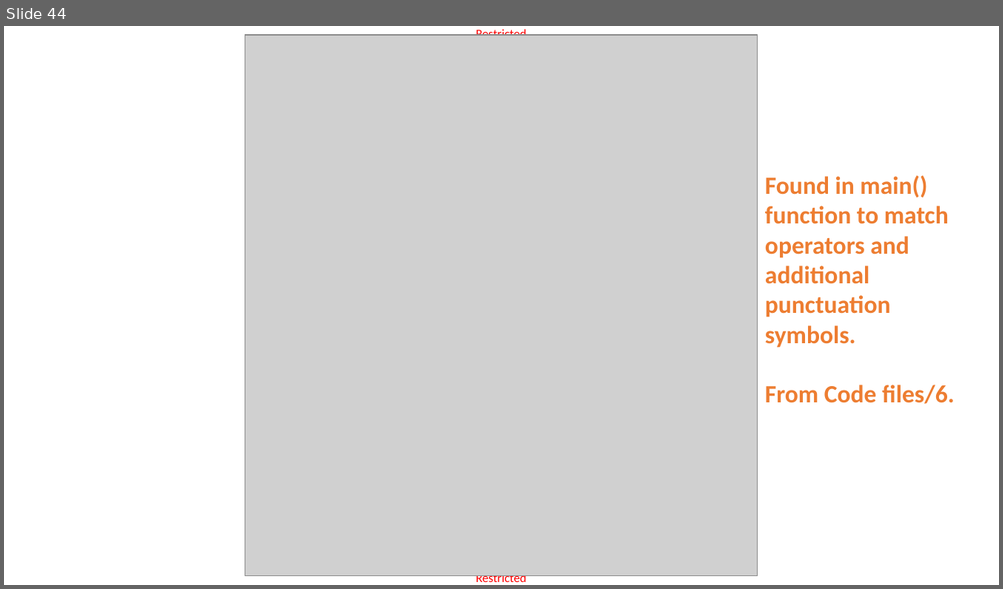
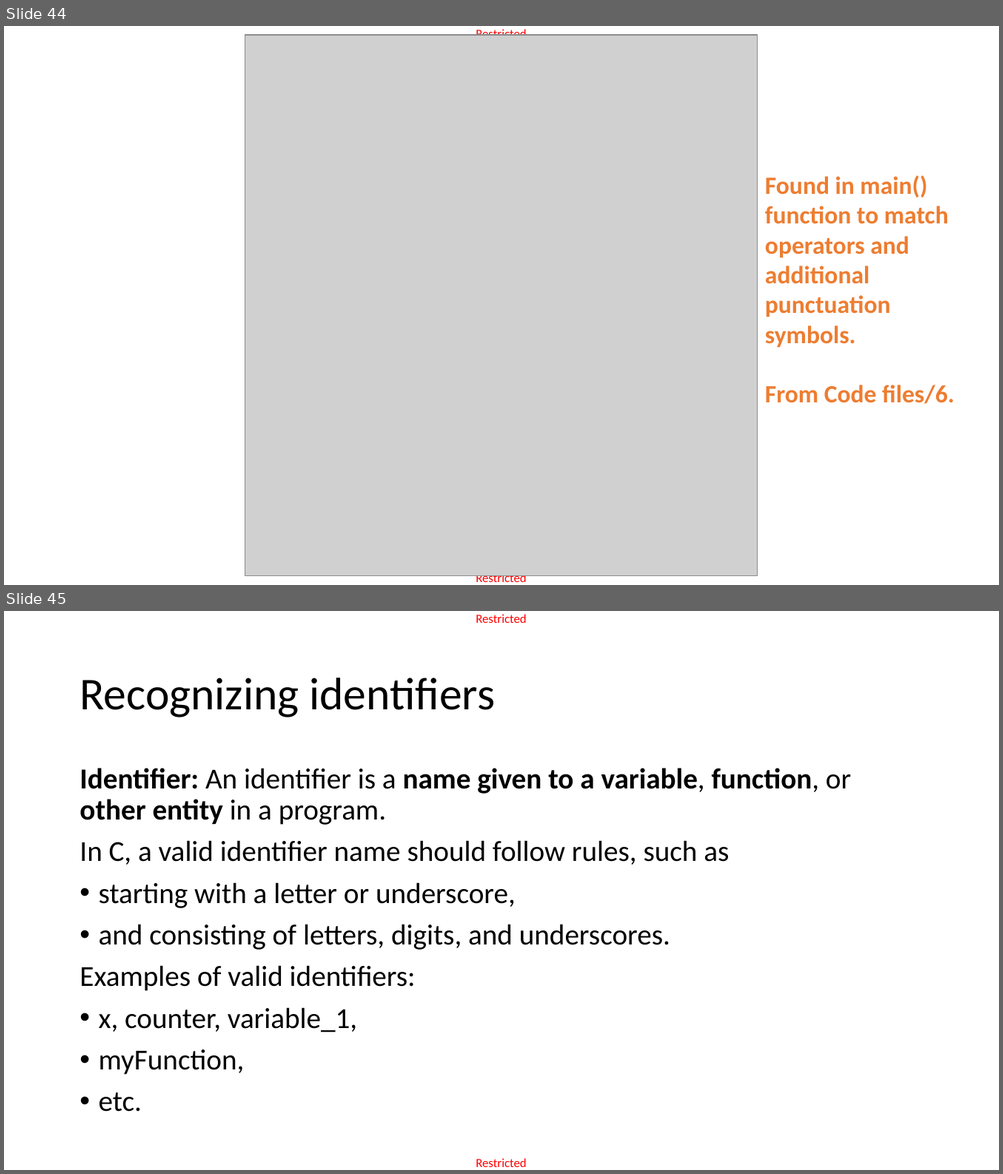
Before and after one commit to matthieudemari/SUTD_PLC_50_051, a slide deck: W9/W9S3/W9S3.pptx. Shown one above the other, each under a label of ours: slide 44 before the commit, slides 44 and 45 after it. The pictures are 1003x589 and 1003x1174 pixels, drawn with LibreOffice and Linux fonts; fonts in the diff are those of the drawing; grey boxes stand for pictures. Boxes give left, top, right and bottom in pixels: in the first picture for what was removed or moved away, otherwise in the second. Text is boxed around its words. In the diff, an @@ line names an element or a change of style, - is before the commit and + after.

```diff
--- a/W9/W9S3/W9S3.pptx
+++ b/W9/W9S3/W9S3.pptx
@@ slide 45 added at (4, 611, 999, 1170), background #FFFFFF; not listed: 2 template elements that a slide beside it also shows @@
@@ title added at (79, 678, 495, 718), 44 pt, text #000000 @@
+Recognizing identifiers
@@ text added at (79, 768, 851, 1112), 28 pt, text #000000 @@
+Identifier: An identifier is a name given to a variable, function, or other entity in a program.
+In C, a valid identifier name should follow rules, such as
+• starting with a letter or underscore,
+• and consisting of letters, digits, and underscores.
+Examples of valid identifiers:
+• x, counter, variable_1,
+• myFunction,
+• etc.
```
Also in this commit, not shown: 3 slides changed, 22 other slides added, 1 slide removed, 5 other files.
